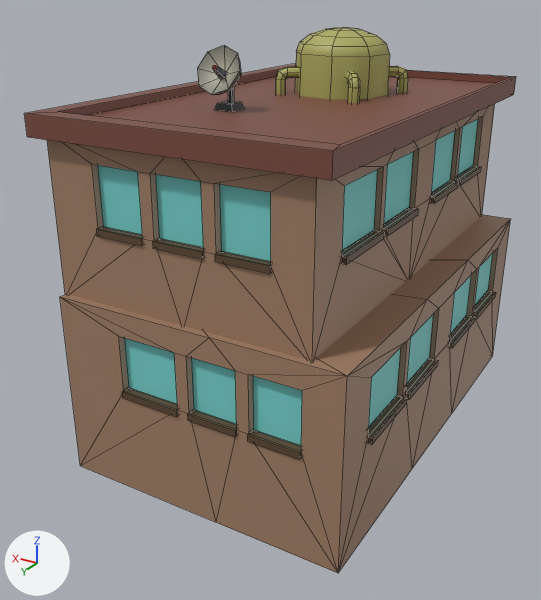
Renders of the FBX model Assets/Models/Crossing/Crossing_Buildings/Individual_Buildings/SouthEast_House_01.fbx from each side of a commit.
The view is the same before and after, from a 50 mm lens placed at (0.012, -0.259, 0.273), pointed at (0.237, -0.635, 0.085). The axes (+X, +Y, +Z) are drawn at lower left. The lights are the same throughout. Mesh edges are drawn as thin lines. Where no turn or scale is listed for an object, it has been applied to the vertices. Vertices at the same position are counted once.

Names of what the first picture shows: 'SouthEast_House_01'.
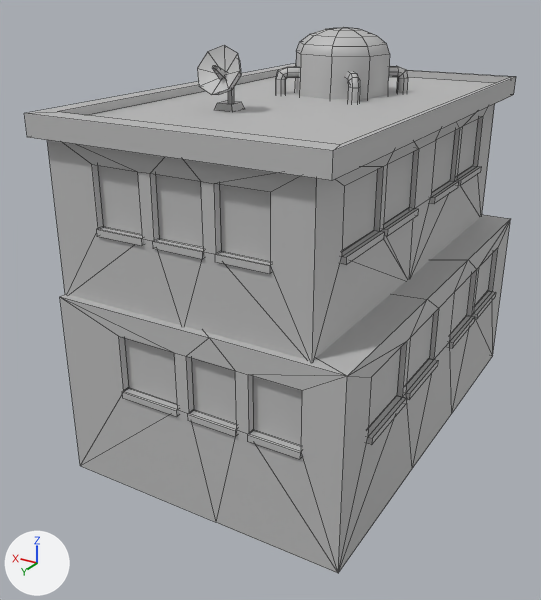
Where the change shows, as pixel boxes [x1, y1, x2, y2] in the pictures (541 x 600 px):
part 1 of me_mesh, recoloured (brown to grey): [24, 27, 516, 573] in both

The change, as a list of edits to the scene's bpy script:
```text
Add mat_environment_02:
    mat_environment_02 = principled_material('Environment_02')
    mat_environment_02.base_color = (0.5, 0.5, 0.5)  # grey #bcbcbc
Change me_mesh:
    where me_mesh.from_pydata(...)  # 526 vertices, 465 faces; spans x -0.092..0.092, y -0.14..0.14, z -0.123..0.123
    used by ob_southeast_house_01; location = (0.2221, -0.6629, 0.1226)
    remove me_mesh.materials.append(mat_light_illuminate4)  # picture img_lights_jpg
    me_mesh part 1: all 460 faces that had it switch from mat_flatcolorbase4 (picture img_plaza_05_diffuse_jpg) to mat_environment_02 (grey #bcbcbc)
```
